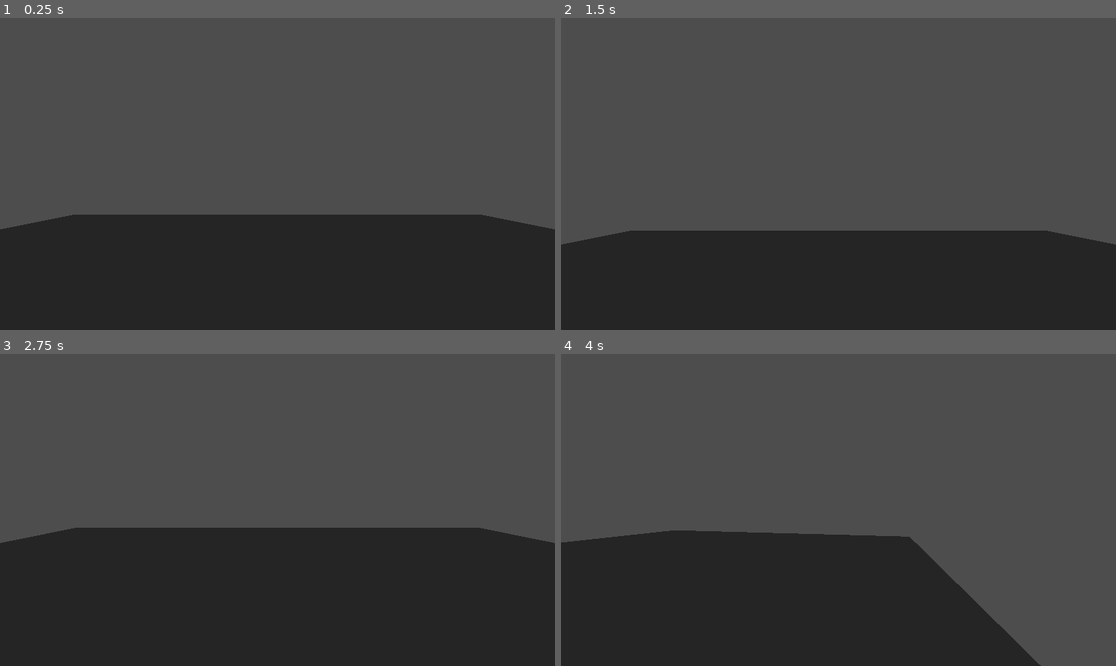
Above: before the commit, frames 1-4 (two rows, left to right).
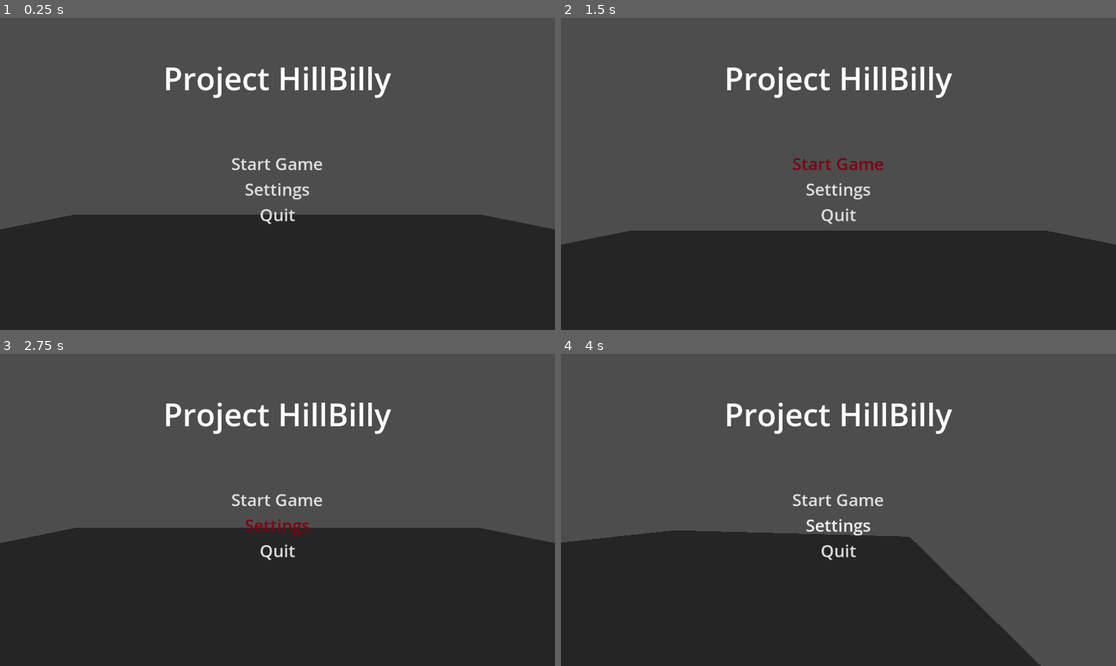
Above: after the commit, the same moments.

Repository: thedevbones/project-hillbilly
Game: Godot game, scene res://world.tscn
The game is run twice, just before and just after one commit, with the same random seed, the same clock (stepped at 60 frames per second) and the same inputs.
Inputs (mouse positions are in pixels of both pictures, inside the frame that each line leads up to):
- Up to frame 1 (0.25 s): no input
- Up to frame 2 (1.5 s): click (838, 164) at 0.5 s, where only the run after the commit has a clickable "Start Game"; click (838, 164) at 1.25 s, where only the run after the commit has a clickable "Start Game"
- Up to frame 3 (2.75 s): click (277, 525) at 2 s, where only the run after the commit has a clickable "Settings"
- Up to frame 4 (4 s): move the mouse to (866, 510) at 2.77 s; hold D (walk_right) 2.78-3.53 s; tap W (walk_foward) at 2.85, 3.6 s; move the mouse to (810, 510) at 3.52 s; hold S (walk_back) from 3.53 s (still down)

The runs differ from the first frame. In frame 1, 1.9% of the frame differs, in the area x 29-71%, y 15-67%; in frame 2, 1.9%; in frame 3, 1.9%; in frame 4, 1.9%.

Commit message:
Added basic main menu to World node

Diff:
--- a/main_menu.tscn
+++ b/main_menu.tscn
@@ -41,16 +41,20 @@
 [node name="VBoxContainer" type="VBoxContainer" parent="Control/MarginContainer"]
 layout_mode = 2
 
-[node name="Label" type="Label" parent="Control/MarginContainer/VBoxContainer"]
+[node name="GameTitle" type="Label" parent="Control/MarginContainer/VBoxContainer"]
 layout_mode = 2
-size_flags_horizontal = 0
+size_flags_horizontal = 4
 theme_override_fonts/font = SubResource("SystemFont_jq8ve")
 theme_override_font_sizes/font_size = 65
 text = "Project HillBilly"
 
+[node name="MarginContainer" type="MarginContainer" parent="Control/MarginContainer/VBoxContainer"]
+custom_minimum_size = Vector2(2.08165e-12, 100)
+layout_mode = 2
+
 [node name="StartBtn" type="Button" parent="Control/MarginContainer/VBoxContainer"]
 layout_mode = 2
-size_flags_horizontal = 0
+size_flags_horizontal = 4
 theme_override_colors/font_pressed_color = Color(0.968627, 0.968627, 0.968627, 1)
 theme_override_colors/font_hover_color = Color(0.498039, 0, 0.0745098, 1)
 theme_override_font_sizes/font_size = 35
@@ -64,7 +68,8 @@
 
 [node name="SettingsBtn" type="Button" parent="Control/MarginContainer/VBoxContainer"]
 layout_mode = 2
-size_flags_horizontal = 0
+size_flags_horizontal = 4
+size_flags_vertical = 4
 theme_override_colors/font_pressed_color = Color(0.968627, 0.968627, 0.968627, 1)
 theme_override_colors/font_hover_color = Color(0.498039, 0, 0.0745098, 1)
 theme_override_font_sizes/font_size = 35
@@ -78,7 +83,7 @@
 
 [node name="QuitBtn" type="Button" parent="Control/MarginContainer/VBoxContainer"]
 layout_mode = 2
-size_flags_horizontal = 0
+size_flags_horizontal = 4
 theme_override_colors/font_pressed_color = Color(0.968627, 0.968627, 0.968627, 1)
 theme_override_colors/font_hover_color = Color(0.498039, 0, 0.0745098, 1)
 theme_override_font_sizes/font_size = 35
--- a/world.tscn
+++ b/world.tscn
@@ -1,6 +1,7 @@
-[gd_scene load_steps=5 format=3 uid="uid://dpu8u0h73r1dy"]
+[gd_scene load_steps=6 format=3 uid="uid://dpu8u0h73r1dy"]
 
 [ext_resource type="Script" path="res://Player.gd" id="1_1ouke"]
+[ext_resource type="PackedScene" uid="uid://uqmsd8gbm3fk" path="res://main_menu.tscn" id="2_vqpqu"]
 
 [sub_resource type="CapsuleShape3D" id="CapsuleShape3D_hnuiv"]
 
@@ -9,6 +10,8 @@
 [sub_resource type="Environment" id="Environment_wbc6u"]
 
 [node name="World" type="Node3D"]
+
+[node name="Main Menu" parent="." instance=ExtResource("2_vqpqu")]
 
 [node name="Player" type="CharacterBody3D" parent="."]
 transform = Transform3D(1, 0, 0, 0, 1, 0, 0, 0, 1, 0, 1, 0)
Not shown, changed: README.md
